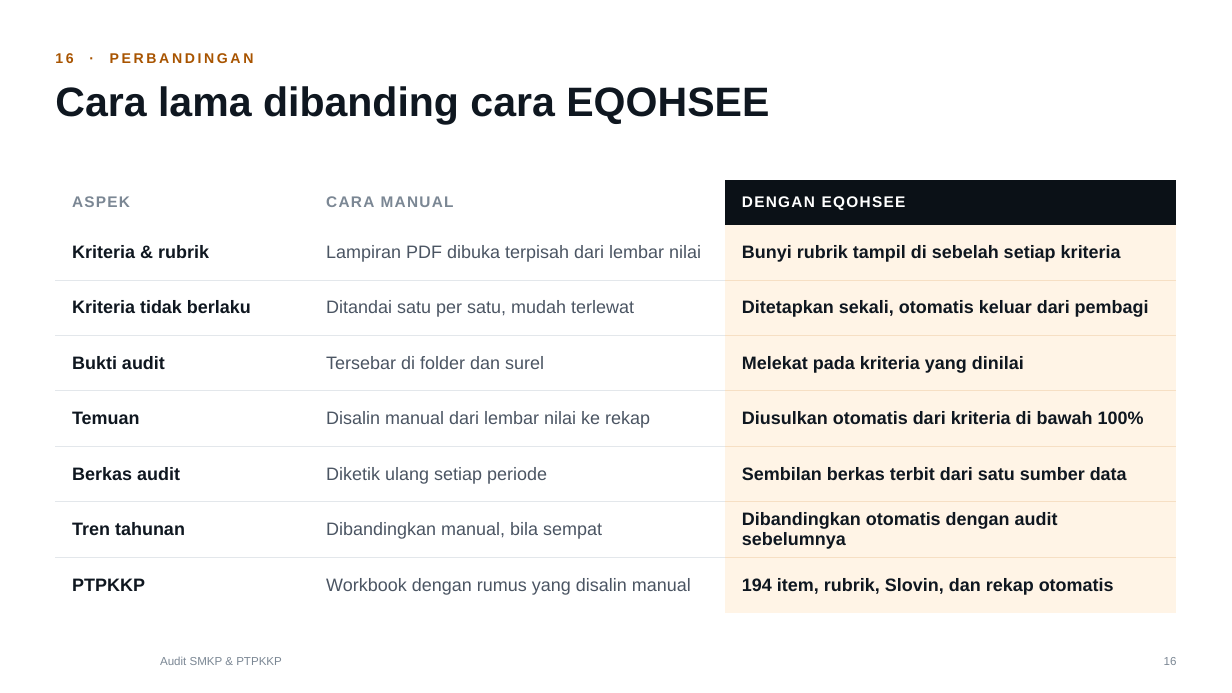
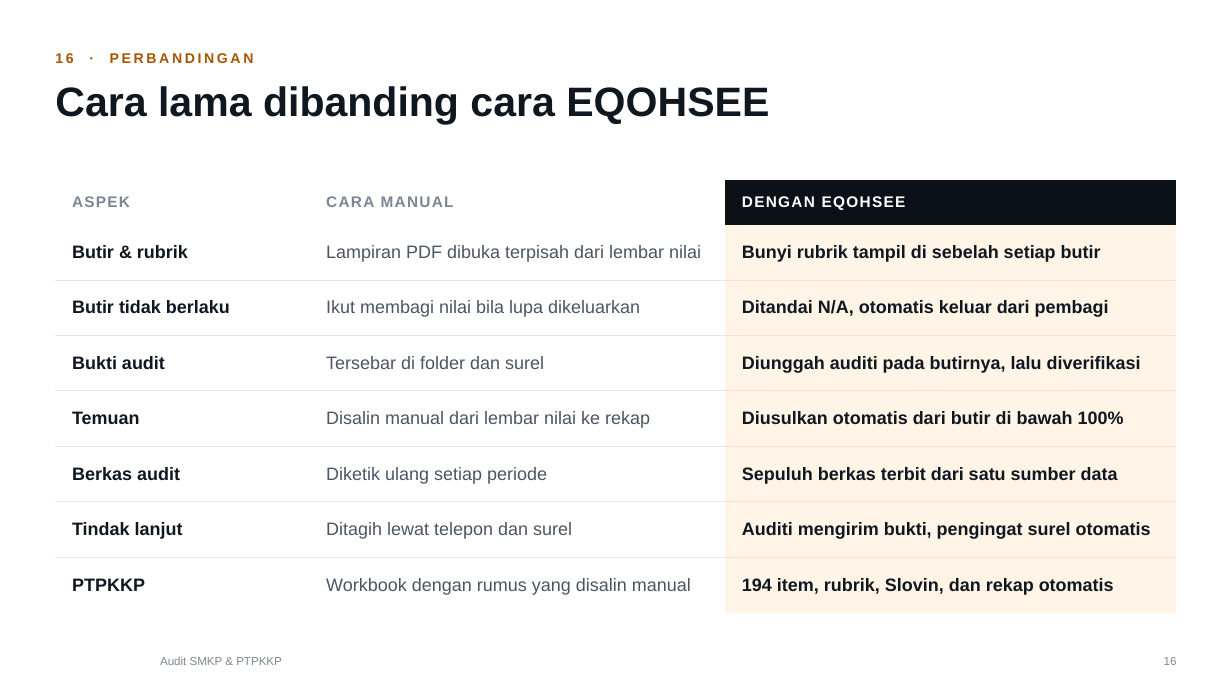
Before and after one commit to ozuby24/EQOHSEE, a slide deck: slide 16 of docs/jual/smkp/Promosi-Audit-SMKP-PTPKKP-EQOHSEE.pptx. Drawn at 1232x693 pixels with LibreOffice and Linux fonts; fonts in the diff are those of the drawing; background and template pictures are left out. Boxes give left, top, right and bottom in pixels: in the first picture for what was removed or moved away, otherwise in the second. Text is boxed around its words. In the diff, an @@ line names an element or a change of style, - is before the commit and + after.

```diff
--- a/docs/jual/smkp/Promosi-Audit-SMKP-PTPKKP-EQOHSEE.pptx
+++ b/docs/jual/smkp/Promosi-Audit-SMKP-PTPKKP-EQOHSEE.pptx
@@ table at (55, 180, 1177, 599) @@
-row 2, column 1: Kriteria & rubrik
+row 2, column 1: Butir & rubrik
-row 2, column 3: Bunyi rubrik tampil di sebelah setiap kriteria
+row 2, column 3: Bunyi rubrik tampil di sebelah setiap butir
-row 3: Kriteria tidak berlaku | Ditandai satu per satu, mudah terlewat | Ditetapkan sekali, otomatis keluar dari pembagi
+row 3: Butir tidak berlaku | Ikut membagi nilai bila lupa dikeluarkan | Ditandai N/A, otomatis keluar dari pembagi
-row 4, column 3: Melekat pada kriteria yang dinilai
+row 4, column 3: Diunggah auditi pada butirnya, lalu diverifikasi
-row 5, column 3: Diusulkan otomatis dari kriteria di bawah 100%
+row 5, column 3: Diusulkan otomatis dari butir di bawah 100%
-row 6, column 3: Sembilan berkas terbit dari satu sumber data
+row 6, column 3: Sepuluh berkas terbit dari satu sumber data
-row 7: Tren tahunan | Dibandingkan manual, bila sempat | Dibandingkan otomatis dengan audit sebelumnya
+row 7: Tindak lanjut | Ditagih lewat telepon dan surel | Auditi mengirim bukti, pengingat surel otomatis
```
Also in this commit, not shown: 12 other slides changed, 1 slide added, 1 slide removed, 2 other files.
